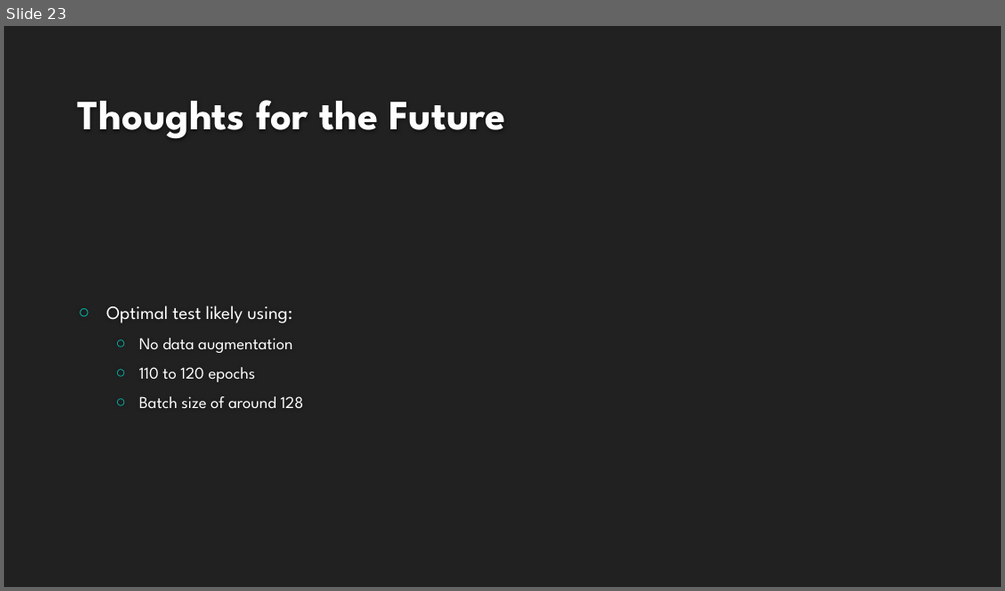
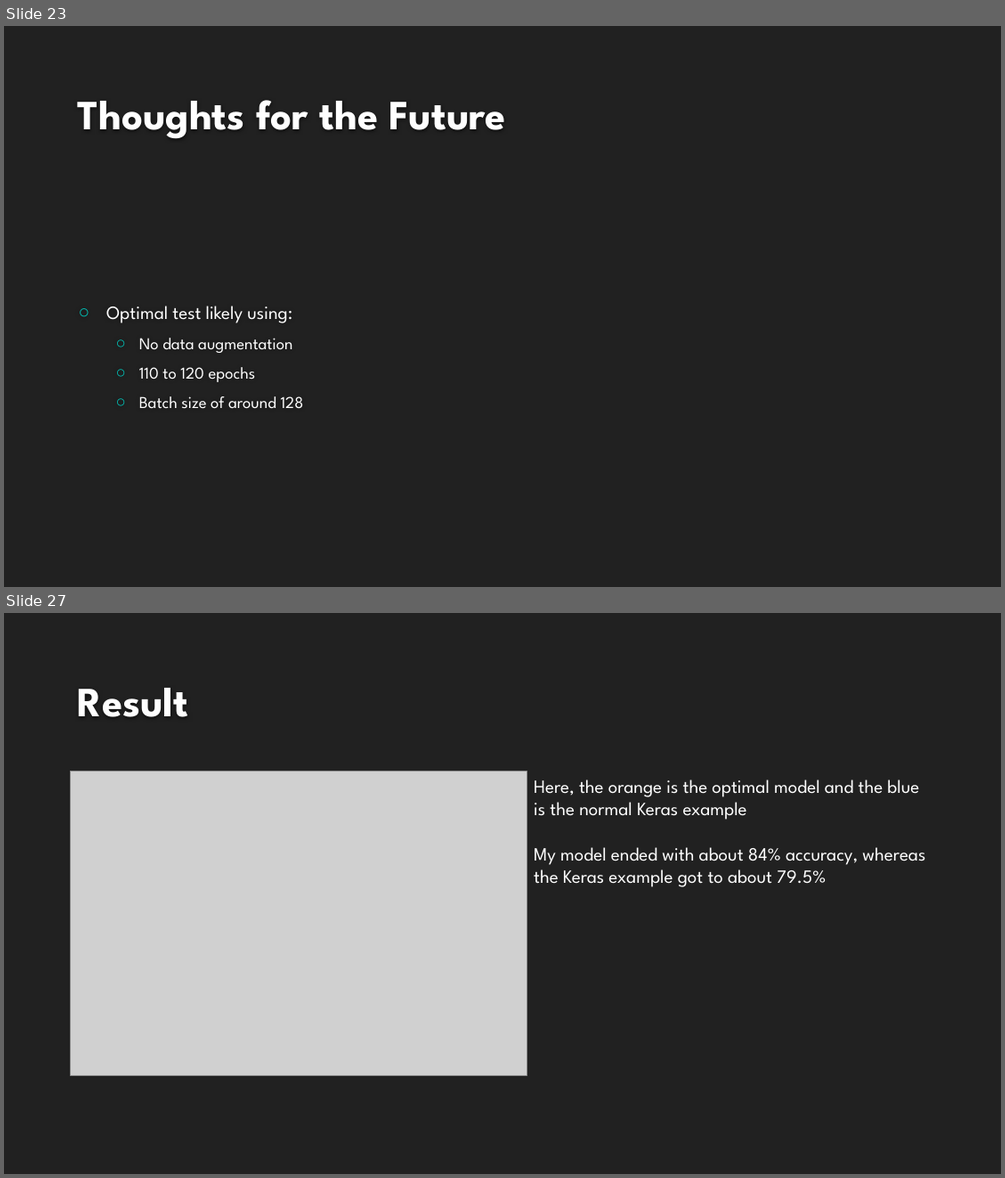
Before and after one commit to caxter99/School_Projects, a slide deck: AI/Project3/Findings Presentation.pptx. Shown one above the other, each under a label of ours: slide 23 before the commit, slides 23 and 27 after it; the slides between them are not shown. The pictures are 1005x591 and 1005x1178 pixels, drawn with LibreOffice and Linux fonts; fonts in the diff are those of the drawing; grey boxes stand for pictures; background and template pictures are left out. Boxes give left, top, right and bottom in pixels: in the first picture for what was removed or moved away, otherwise in the second. Text is boxed around its words. In the diff, an @@ line names an element or a change of style, - is before the commit and + after.

```diff
--- a/AI/Project3/Findings Presentation.pptx
+++ b/AI/Project3/Findings Presentation.pptx
@@ slide 27 added at (4, 613, 1001, 1174), background #212121 @@
@@ title added at (78, 688, 189, 717), 40 pt, text #FEFEFE, bold @@
+Result
@@ picture added at (71, 771, 526, 1075) @@
@@ text added at (534, 779, 925, 887), 18 pt, text #FFFFFF @@
+Here, the orange is the optimal model and the blue is the normal Keras example
+My model ended with about 84% accuracy, whereas the Keras example got to about 79.5%
```
Also in this commit, not shown: 1 slide changed, 3 other slides added, 4 other files.
